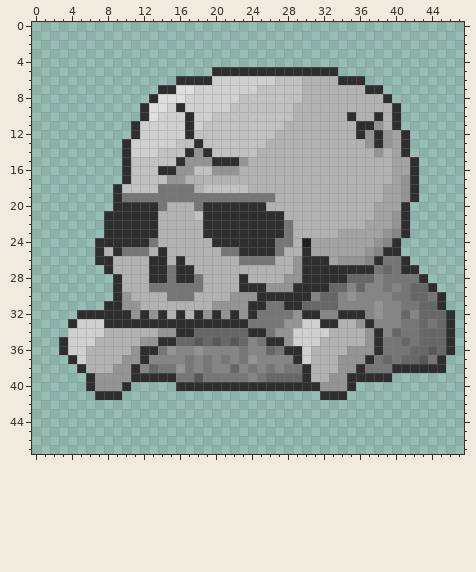
Pixel-art sprite, stored at Monstrous/Assets/Sprites/SkelePartDrops-4.png. The first picture shows the starting point.
The file is 48x48 pixels.
After the commit:
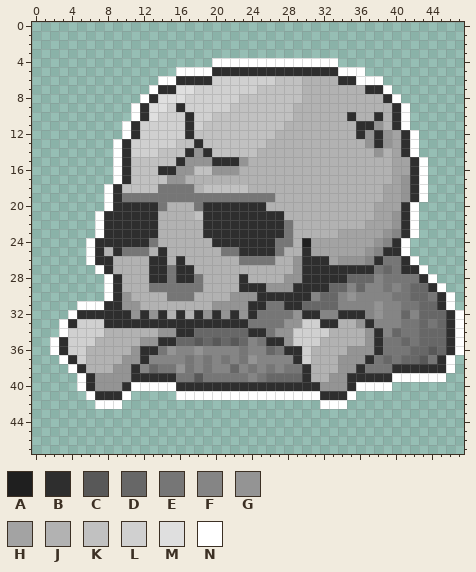
Palette (. is transparent): A #1f1f1f  B #2e2e2e  C #585858  D #676767  E #767676  F #858585  G #949494  H #a3a3a3  J #b2b2b2  K #c1c1c1  L #d0d0d0  M #dfdfdf  N #ffffff
Commit message: outlines added a white outline to part drop sprites
Changes in this commit:
{"y":4,"x":20,"old":"..............","new":"NNNNNNNNNNNNNN"}
{"y":5,"x":16,"old":"....","new":"NNNN"}
{"y":5,"x":34,"old":"...","new":"NNN"}
{"y":6,"x":14,"old":"..","new":"NN"}
{"y":6,"x":36,"old":"B..","new":"NNN"}
{"y":7,"x":13,"old":".","new":"N"}
{"y":7,"x":39,"old":".","new":"N"}
{"y":8,"x":12,"old":".","new":"N"}
{"y":8,"x":40,"old":".","new":"N"}
{"y":9,"x":11,"old":".","new":"N"}
{"y":9,"x":41,"old":".","new":"N"}
{"y":10,"x":11,"old":".","new":"N"}
{"y":10,"x":41,"old":".","new":"N"}
{"y":11,"x":10,"old":".","new":"N"}
{"y":11,"x":41,"old":".","new":"N"}
{"y":12,"x":10,"old":".","new":"N"}
{"y":12,"x":42,"old":".","new":"N"}
{"y":13,"x":9,"old":".","new":"N"}
{"y":13,"x":42,"old":".","new":"N"}
{"y":14,"x":9,"old":".","new":"N"}
{"y":14,"x":42,"old":".","new":"N"}
{"y":15,"x":9,"old":".","new":"N"}
{"y":15,"x":43,"old":".","new":"N"}
{"y":16,"x":9,"old":".","new":"N"}
{"y":16,"x":43,"old":".","new":"N"}
{"y":17,"x":9,"old":".","new":"N"}
{"y":17,"x":43,"old":".","new":"N"}
{"y":18,"x":8,"old":".","new":"N"}
{"y":18,"x":43,"old":".","new":"N"}
{"y":19,"x":8,"old":".","new":"N"}
{"y":19,"x":43,"old":".","new":"N"}
{"y":20,"x":8,"old":".","new":"N"}
{"y":20,"x":42,"old":".","new":"N"}
{"y":21,"x":7,"old":".","new":"N"}
{"y":21,"x":42,"old":".","new":"N"}
{"y":22,"x":7,"old":".","new":"N"}
{"y":22,"x":42,"old":".","new":"N"}
{"y":23,"x":7,"old":".","new":"N"}
{"y":23,"x":42,"old":".","new":"N"}
{"y":24,"x":6,"old":".","new":"N"}
{"y":24,"x":41,"old":".","new":"N"}
{"y":25,"x":6,"old":".","new":"N"}
{"y":25,"x":41,"old":".","new":"N"}
{"y":26,"x":6,"old":".","new":"N"}
{"y":26,"x":42,"old":".","new":"N"}
{"y":27,"x":7,"old":".","new":"N"}
{"y":27,"x":43,"old":".","new":"N"}
{"y":28,"x":8,"old":".","new":"N"}
{"y":28,"x":44,"old":".","new":"N"}
{"y":29,"x":8,"old":".","new":"N"}
{"y":29,"x":45,"old":".","new":"N"}
{"y":30,"x":8,"old":".","new":"N"}
{"y":30,"x":46,"old":".","new":"N"}
{"y":31,"x":5,"old":"...","new":"NNN"}
{"y":31,"x":46,"old":".","new":"N"}
{"y":32,"x":4,"old":".","new":"N"}
{"y":32,"x":47,"old":".","new":"N"}
{"y":33,"x":3,"old":".","new":"N"}
{"y":33,"x":47,"old":".","new":"N"}
{"y":34,"x":3,"old":".","new":"N"}
{"y":34,"x":47,"old":".","new":"N"}
{"y":35,"x":2,"old":".","new":"N"}
{"y":35,"x":47,"old":".","new":"N"}
{"y":36,"x":2,"old":".","new":"N"}
{"y":36,"x":47,"old":".","new":"N"}
{"y":37,"x":3,"old":".","new":"N"}
{"y":37,"x":46,"old":".","new":"N"}
{"y":38,"x":4,"old":".","new":"N"}
{"y":38,"x":46,"old":".","new":"N"}
{"y":39,"x":5,"old":".","new":"N"}
{"y":39,"x":40,"old":"......","new":"NNNNNN"}
{"y":40,"x":5,"old":".","new":"N"}
{"y":40,"x":11,"old":".....","new":"NNNNN"}
{"y":40,"x":36,"old":"....","new":"NNNN"}
{"y":41,"x":6,"old":".","new":"N"}
{"y":41,"x":10,"old":".","new":"N"}
{"y":41,"x":16,"old":"................","new":"NNNNNNNNNNNNNNNN"}
{"y":41,"x":35,"old":".","new":"N"}
{"y":42,"x":7,"old":"...","new":"NNN"}
{"y":42,"x":32,"old":"...","new":"NNN"}
{"label":"changed","picture_box":[50,58,464,409]}
